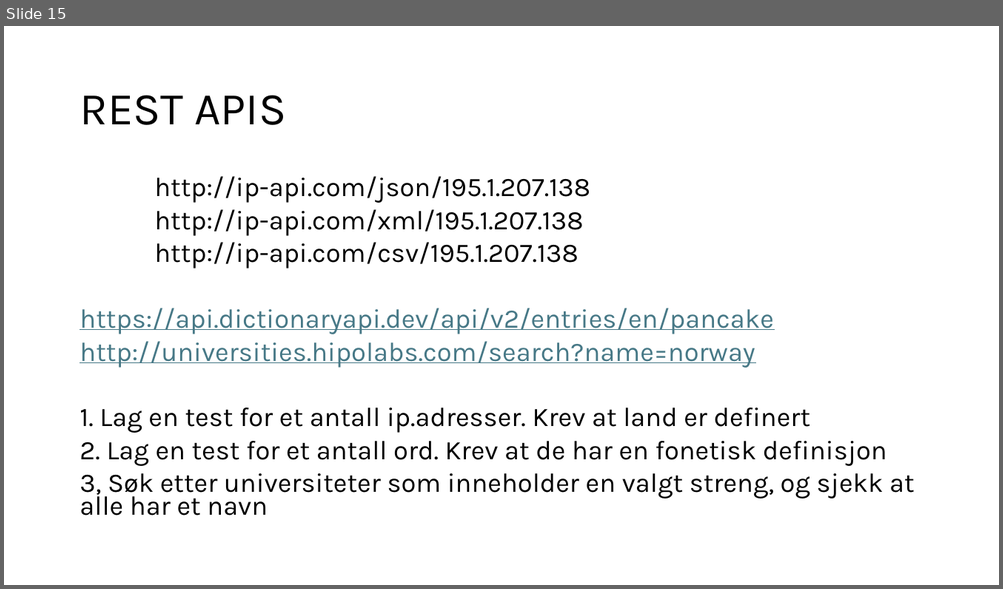
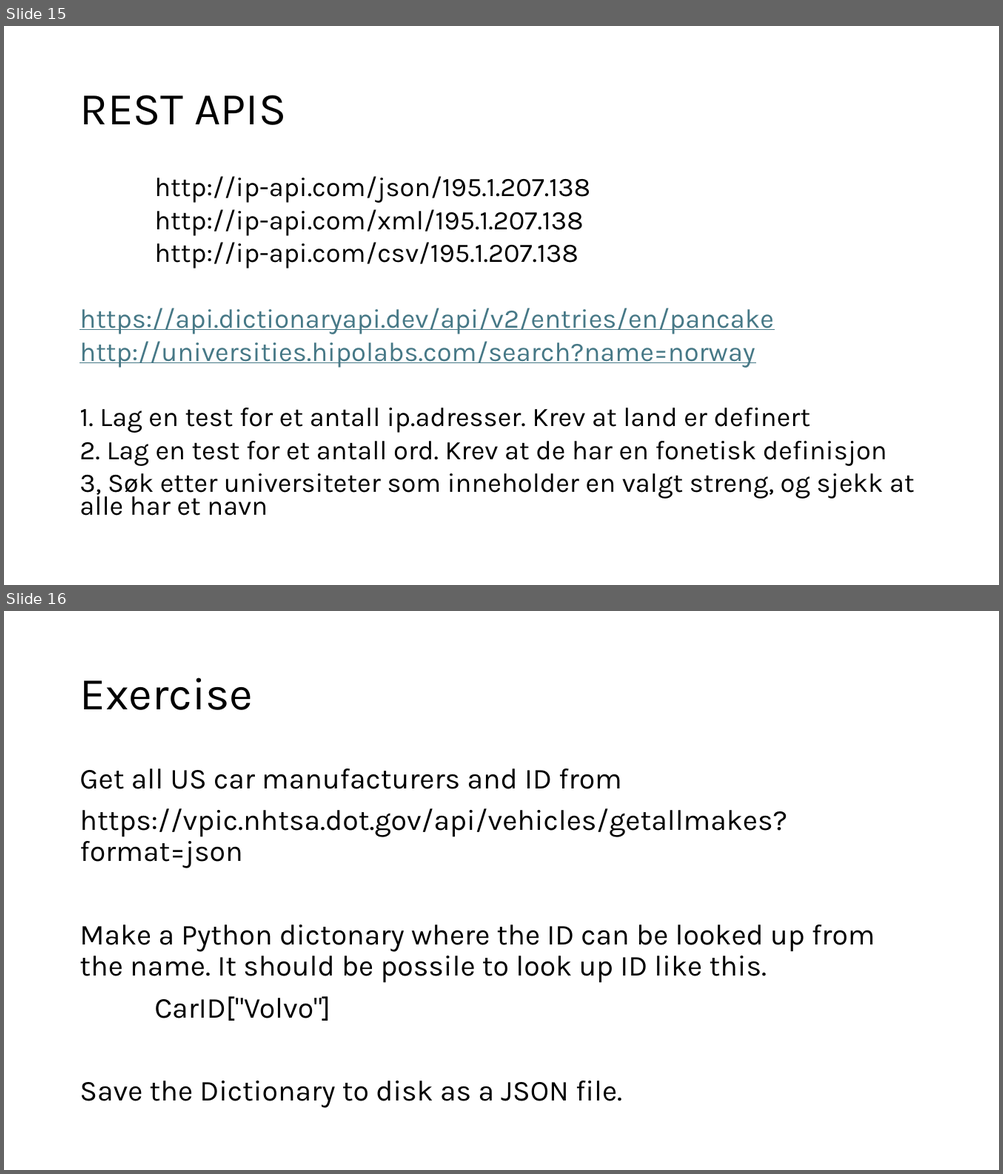
Before and after one commit to BjarneHelgesen/PythonForTestere, a slide deck: PythonForTestere.pptx. Shown one above the other, each under a label of ours: slide 15 before the commit, slides 15 and 16 after it. The pictures are 1003x589 and 1003x1174 pixels, drawn with LibreOffice and Linux fonts; fonts in the diff are those of the drawing. Boxes give left, top, right and bottom in pixels: in the first picture for what was removed or moved away, otherwise in the second. Text is boxed around its words. In the diff, an @@ line names an element or a change of style, - is before the commit and + after.

Commit message:
Updated PPT

```diff
--- a/PythonForTestere.pptx
+++ b/PythonForTestere.pptx
@@ slide 16 added at (4, 611, 999, 1170), background #FFFFFF at 10% opacity @@
@@ title added at (79, 678, 253, 710), 44 pt, text #000000 @@
+Exercise
@@ text added at (79, 769, 875, 1108), 28 pt, text #000000 @@
+Get all US car manufacturers and ID from
+https://vpic.nhtsa.dot.gov/api/vehicles/getallmakes?format=json
+Make a Python dictonary where the ID can be looked up from the name. It should be possile to look up ID like this.
+CarID["Volvo"]
+Save the Dictionary to disk as a JSON file.
```
